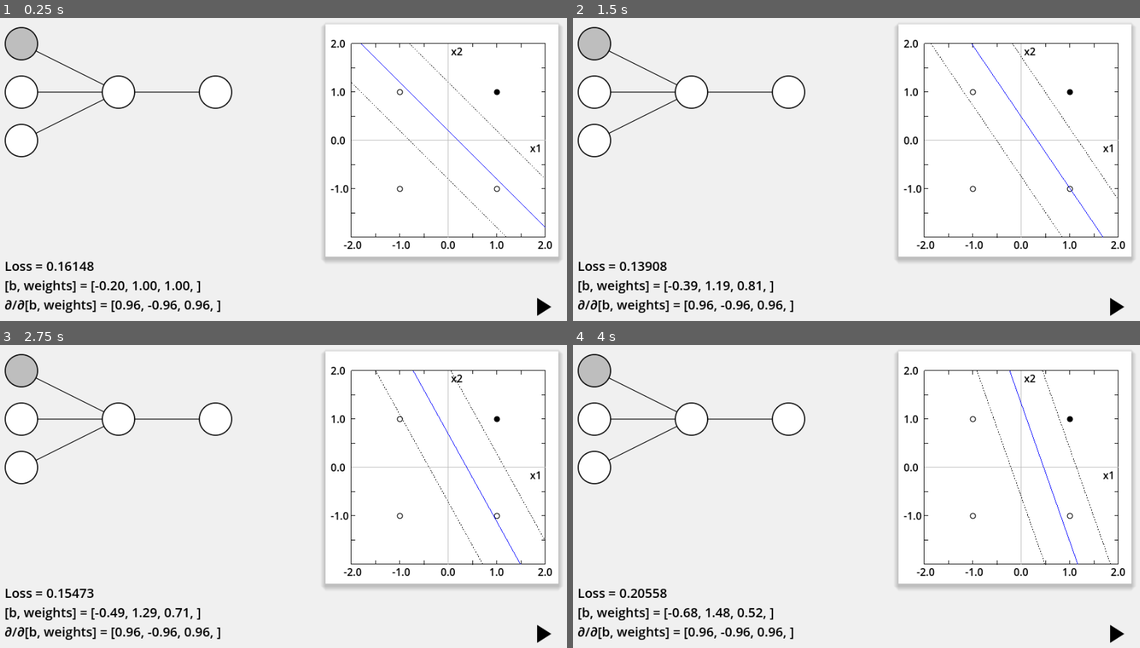
Above: before the commit, frames 1-4 (two rows, left to right).
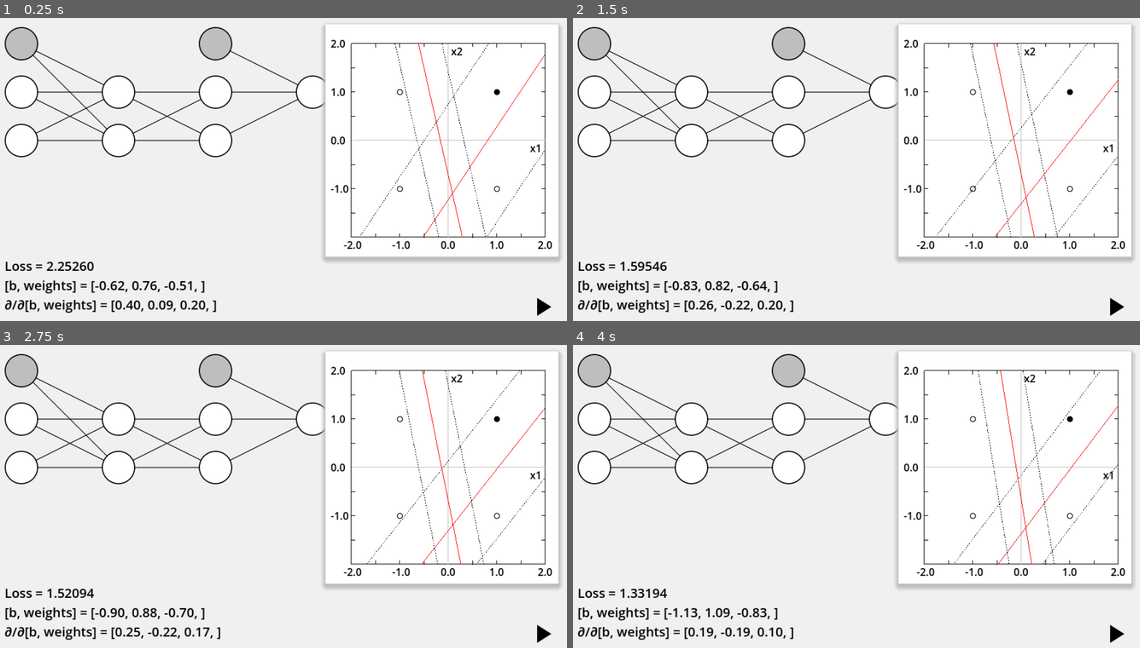
Above: after the commit, the same moments.

Repository: vivisuke/GDNN
Game: Godot game, scene res://main.tscn
Same seed, same stepped clock (60 frames per second), same inputs: the game is played once before the commit and once after it.
Inputs (mouse positions are in pixels of both pictures, inside the frame that each line leads up to):
- Up to frame 1 (0.25 s): no input
- Up to frame 2 (1.5 s): click (1117, 305) at 0.5 s; click (1117, 305) at 1.25 s
- Up to frame 3 (2.75 s): click (544, 632) at 2 s
- Up to frame 4 (4 s): tap Enter at 2.75 s; tap Space at 3.5 s

The runs differ from the first frame. In frame 1, 3.1% of the frame differs, in the area x 5-97%, y 2-98%; in frame 2, 2.9%; in frame 3, 2.9%; in frame 4, 2.9%.

Commit message:
0029 ◎ C 01/08 01/09 0.001│問題│分離線が１本だけしか表示されない 0030 ◎ C 01/08 01/09 0.001│ToDo│AfTanh.init()：引数を無くす

Diff:
--- a/gdnn/classes/AfTanh.gd
+++ b/gdnn/classes/AfTanh.gd
@@ -2,16 +2,21 @@
 extends Layer
 
 
-func _init(nOutputs):
-	super(LT_TANH, nOutputs)
-	m_nInputs = nOutputs
+func _init():
+	super(LT_TANH, 0)
+	#m_nInputs = nOutputs
+	#m_grad.resize(m_nInputs)
+func set_nInputs(nInputs):
+	m_nInputs = nInputs
+	m_nOutputs = nInputs
+	m_outputs.resize(m_nOutputs)
 	m_grad.resize(m_nInputs)
 func forward(inputs):
 	for o in range(m_nOutputs):
 		m_outputs[o] = tanh(inputs[o])
 func backward(grad):
 	for o in range(m_nOutputs):
-		m_grad[o] = 1.0 - m_outputs[o] * m_outputs[o]
+		m_grad[o] = (1.0 - m_outputs[o] * m_outputs[o]) * grad[o]
 func _ready():
 	pass # Replace with function body.
 func _process(delta):
--- a/gdnn/classes/AffineMap.gd
+++ b/gdnn/classes/AffineMap.gd
@@ -35,6 +35,14 @@
 		txt += "%.2f, "%m_dweights[0][i]
 	txt += "]"
 	return txt
+func get_weights():
+	var w = []
+	w.resize(m_nOutputs)
+	for o in range(m_nOutputs):
+		w[o] = [m_bias[o]]
+		for i in range(m_nInputs):
+			w[o].push_back(m_weights[o][i])
+	return w
 func set_nInputs(nInputs):
 	m_nInputs = nInputs
 	m_grad.resize(nInputs)
@@ -80,10 +88,11 @@
 			sum += m_weights[o][i] * grad[o]
 		m_grad[i] = sum
 	for o in range(m_nOutputs):
-		m_dbias[o] = grad[o]
-		m_dweights[o].fill(0.0)
+		m_dbias[o] += grad[o]
 		for i in range(m_nInputs):
+			print("m_last_inputs[%] * grad[%] = %f"%[i, o, m_last_inputs[i] * grad[o]])
 			m_dweights[o][i] += m_last_inputs[i] * grad[o]
+			print("m_dweights[%d][%d] = %f"%[o, i, m_dweights[o][i]])
 func update_weights(alpha):
 	for o in range(m_nOutputs):
 		m_bias[o] -= m_dbias[o] * alpha
--- a/gdnn/classes/Network.gd
+++ b/gdnn/classes/Network.gd
@@ -18,7 +18,7 @@
 	print("m_grad = ", m_grad)
 func add(layer):
 	var ni = m_nInputs if m_layers.is_empty() else m_layers.back().m_nOutputs
-	if layer.m_type == Layer.LT_AFFINE:
+	if layer.m_type == Layer.LT_AFFINE || layer.m_type == Layer.LT_TANH:
 		layer.set_nInputs(ni)
 	m_layers.push_back(layer)
 func forward(inputs):
@@ -41,7 +41,7 @@
 		var d = back.m_outputs[o] - tcr_var[o]
 		m_grad[o] = d
 		m_loss += d * d / 2.0
-	m_loss /= m_grad.size()
+	#m_loss /= m_grad.size()
 	print("loss = ", m_loss)
 func init_dweights():
 	for i in range(m_layers.size()):
@@ -55,7 +55,7 @@
 		var d = back.m_outputs[o] - tcr_var[o]
 		m_grad[o] = d
 		m_loss += d * d / 2.0
-	m_loss /= m_grad.size()
+	#m_loss /= m_grad.size()
 	print("loss = ", m_loss)
 	init_dweights()			# dbias, dweights を 0.0 二初期化
 	backward(m_grad)
@@ -72,7 +72,7 @@
 			m_grad[o] = d
 			m_loss += d * d / 2.0
 		backward(m_grad)
-	m_loss /= m_grad.size() * inputs.size()
+	#m_loss /= m_grad.size() * inputs.size()
 	print("loss = ", m_loss)
 func forward_grad_batch(inputs, tcr_var):		# 複数データで、loss, ∂L/∂y 計算
 	m_loss = 0.0
@@ -88,7 +88,7 @@
 			m_loss += d * d / 2.0
 	for o in range(m_grad.size()):
 		m_grad[o] /= inputs.size()
-	m_loss /= m_grad.size() * inputs.size()
+	#m_loss /= m_grad.size() * inputs.size()
 	print("loss = ", m_loss)
 	print("m_grad = ", m_grad)
 	print("")
--- a/gdnn/main.gd
+++ b/gdnn/main.gd
@@ -1,8 +1,11 @@
 extends Node2D
 
 var net
-const idata = [[1.0, 1.0], [1.0, -1.0], [-1.0, -1.0], [-1.0, 1.0],]
-const tdata = [[1.0], [-1.0], [-1.0], [-1.0],]	# AND
+const idata = [[1.0, 1.0], [1.0, -1.0], [-1.0, 1.0], [-1.0, -1.0], ]
+#const tdata = [[1.0], [-1.0], [-1.0], [-1.0],]	# AND
+#const tdata = [[1.0], [1.0], [1.0], [-1.0],]	# OR
+const tdata = [[-1.0], [1.0], [1.0], [-1.0],]	# XOR
+#const tdata = [[1.0, 1.0], [1.0, -1.0], [-1.0, -1.0], [-1.0, 1.0],]	# 恒等関数
 
 func _ready():
 	if false:
@@ -17,23 +20,20 @@
 		net = Network.new(2)		# ２入力ネットワーク
 		var a = AffineMap.new(2)	# ２出力アフィン写像
 		net.add(a)
-		#a.set_weights([[0.0, 1.0, 0.0], [0.0, 0.0, 0.9], ])
-		a.set_weights([[0.0, 1.0, -1.0], [0.5, 0.5, 0.5], ])
-		const idata = [[1.0, 1.0],[1.0, -1.0],[-1.0, -1.0],[-1.0, 1.0],]
-		const tdata = [[1.0, 1.0],[1.0, -1.0],[-1.0, -1.0],[-1.0, 1.0],]	# 恒等関数
 		net.forward_backward_batch(idata, tdata)
-		net.print()
-	if true:
+	if false:
 		net = Network.new(2)		# ２入力ネットワーク
 		var a = AffineMap.new(1)	# １出力アフィン写像
 		net.add(a)
-		a.set_weights([[-0.2, 1.0, 1.0], ])
-		net.add(AfTanh.new(1))		# 活性化関数：tanh()
+		net.add(AfTanh.new())		# 活性化関数：tanh()
 		net.forward_backward_batch(idata, tdata)
-		net.print()
-		#net.update_weights(0.1)
-		#net.forward_backward_batch(idata, tdata)
-		#net.print()
+	if true:
+		net = Network.new(2)		# ２入力ネットワーク
+		net.add(AffineMap.new(2))	# ２出力アフィン写像
+		net.add(AfTanh.new())		# 活性化関数：tanh()
+		net.add(AffineMap.new(1))	# １出力アフィン写像
+		net.add(AfTanh.new())		# 活性化関数：tanh()
+		net.forward_backward_batch(idata, tdata)
 	if false:
 		net = Network.new(2)		# ２入力ネットワーク
 		var a = AffineMap.new(2)
@@ -57,13 +57,18 @@
 	$WeightsLabel.text = "[b, weights] = " + txt
 	txt = ly.dweights_text()
 	$DWeightsLabel.text = "∂/∂[b, weights] = " + txt
-	$GraphRect.vv_weight = [[ly.m_bias[0], ly.m_weights[0][0], ly.m_weights[0][1], ]]
+	#$GraphRect.vv_weight = [[ly.m_bias[0], ly.m_weights[0][0], ly.m_weights[0][1], ]]
+	$GraphRect.vv_weight = ly.get_weights()		# 重みベクター（含バイアス）取得
 	$GraphRect.queue_redraw()
 func _on_texture_button_pressed():
 	net.update_weights(0.1)
-	net.forward_grad_batch(idata, tdata)
-	net.print()
+	net.forward_backward_batch(idata, tdata)
+	#net.print()
 	update_view()
 	pass # Replace with function body.
 func _process(delta):
+	if $TrainButton.is_pressed():
+		#print("Pressed.")
+		_on_texture_button_pressed()
+		pass
 	pass
--- a/gdnn/main.tscn
+++ b/gdnn/main.tscn
@@ -49,7 +49,7 @@
 theme_override_font_sizes/font_size = 20
 text = "∂/∂[b, weights] = "
 
-[node name="TextureButton" type="TextureButton" parent="."]
+[node name="TrainButton" type="TextureButton" parent="."]
 offset_left = 831.0
 offset_top = 434.0
 offset_right = 879.0
@@ -57,4 +57,4 @@
 texture_normal = ExtResource("4_03n60")
 texture_pressed = ExtResource("5_tn2he")
 
-[connection signal="pressed" from="TextureButton" to="." method="_on_texture_button_pressed"]
+[connection signal="pressed" from="TrainButton" to="." method="_on_texture_button_pressed"]
Not shown, changed: GDNN.spr
